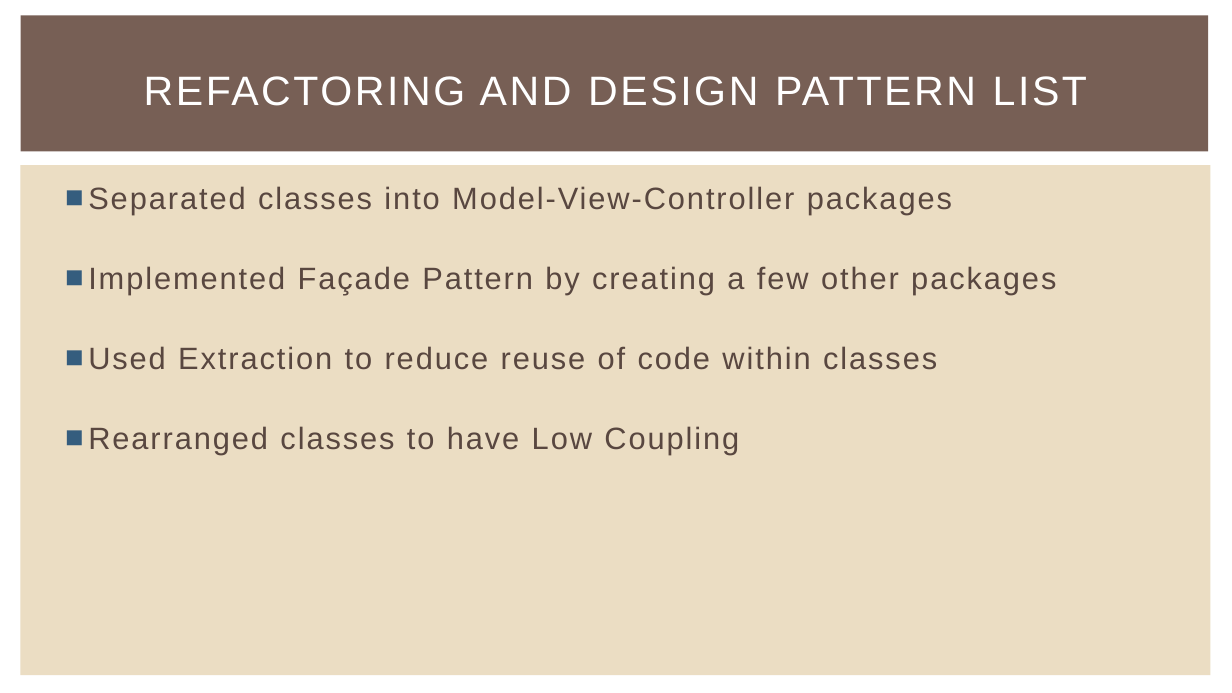
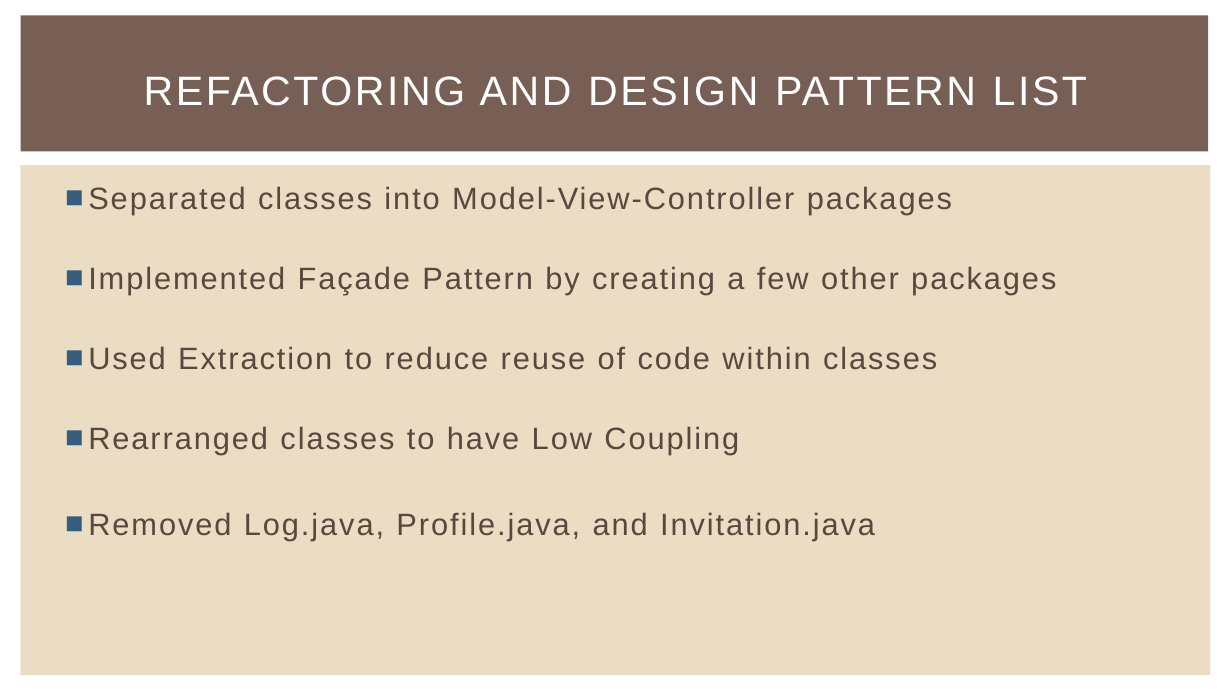
Before and after one commit to NickWaltCSU/cs414-f17-301-UltraLiteCoding, a slide deck: slide 10 of Presentation 4/Presentation.pptx. Drawn at 1232x693 pixels with LibreOffice and Linux fonts; fonts in the diff are those of the drawing. Boxes give left, top, right and bottom in pixels: in the first picture for what was removed or moved away, otherwise in the second. Text is boxed around its words. In the diff, an @@ line names an element or a change of style, - is before the commit and + after.

Commit message:
Added a line to Presentation (Refactor Slide)

```diff
--- a/Presentation 4/Presentation.pptx
+++ b/Presentation 4/Presentation.pptx
@@ text at bbox=[88, 512, 875, 541]: paragraph added @@
+■ Removed Log.java, Profile.java, and Invitation.java
```
